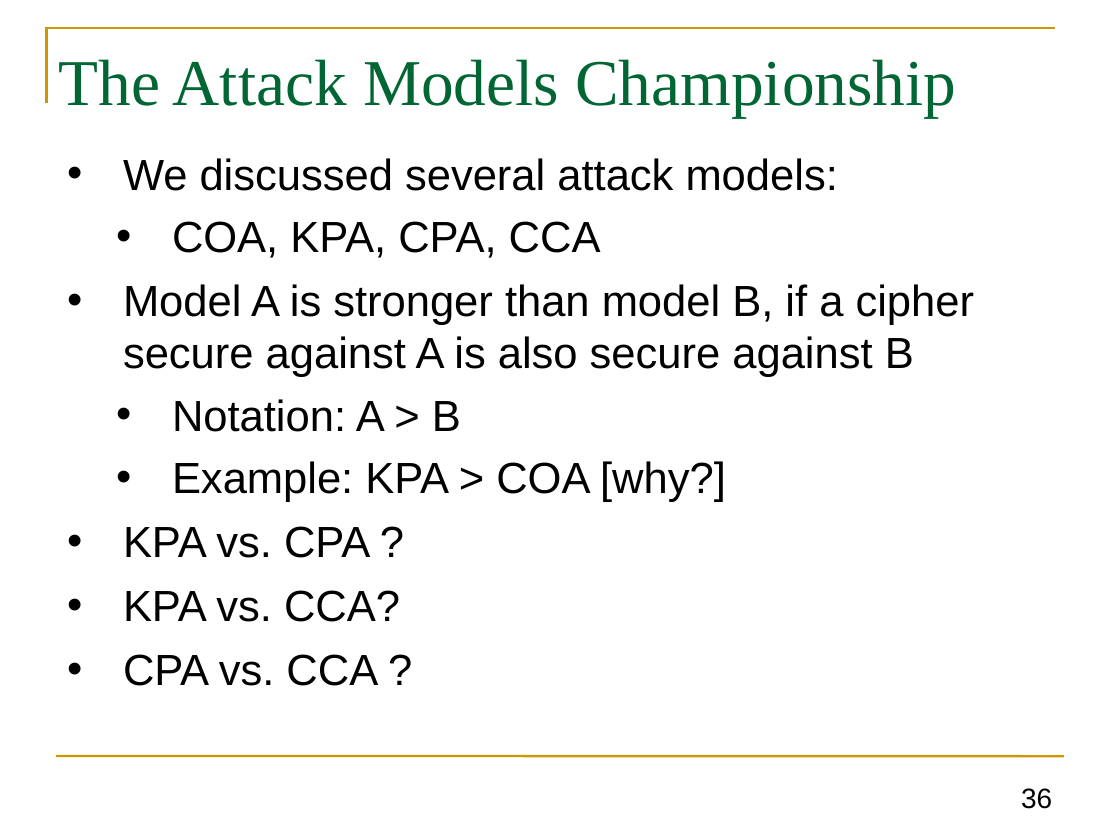
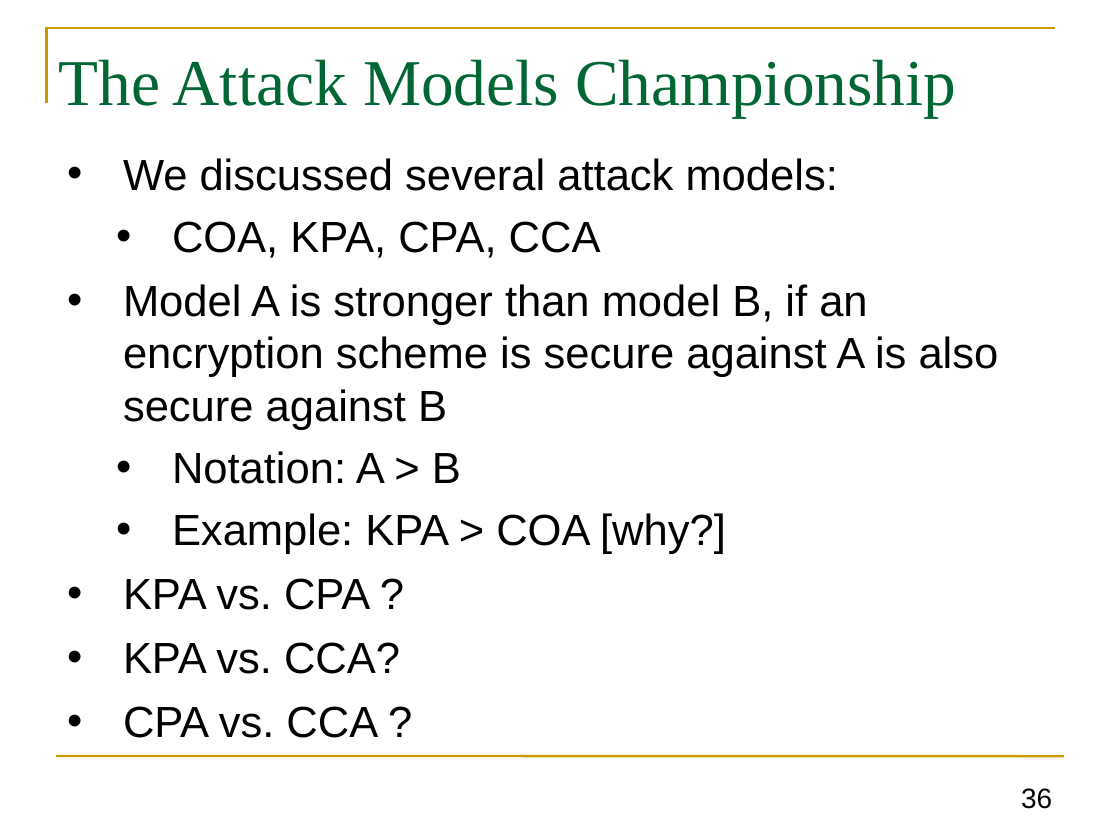
Before and after one commit to GhadaAlmashaqbeh/GhadaAlmashaqbeh.github.io, a slide deck: slide 36 of courses/cse3400-f2026/lecture2.pptx. Drawn at 1120x840 pixels with LibreOffice and Linux fonts; fonts in the diff are those of the drawing. Boxes give left, top, right and bottom in pixels: in the first picture for what was removed or moved away, otherwise in the second. Text is boxed around its words. In the diff, an @@ line names an element or a change of style, - is before the commit and + after.

```diff
--- a/courses/cse3400-f2026/lecture2.pptx
+++ b/courses/cse3400-f2026/lecture2.pptx
@@ text at [123,284,999,430]: text changed @@
-• Model A is stronger than model B, if a cipher secure against A is also secure against B
+• Model A is stronger than model B, if an encryption scheme is secure against A is also secure against B
```
Also in this commit, not shown: 7 other slides changed, 2 other files.
